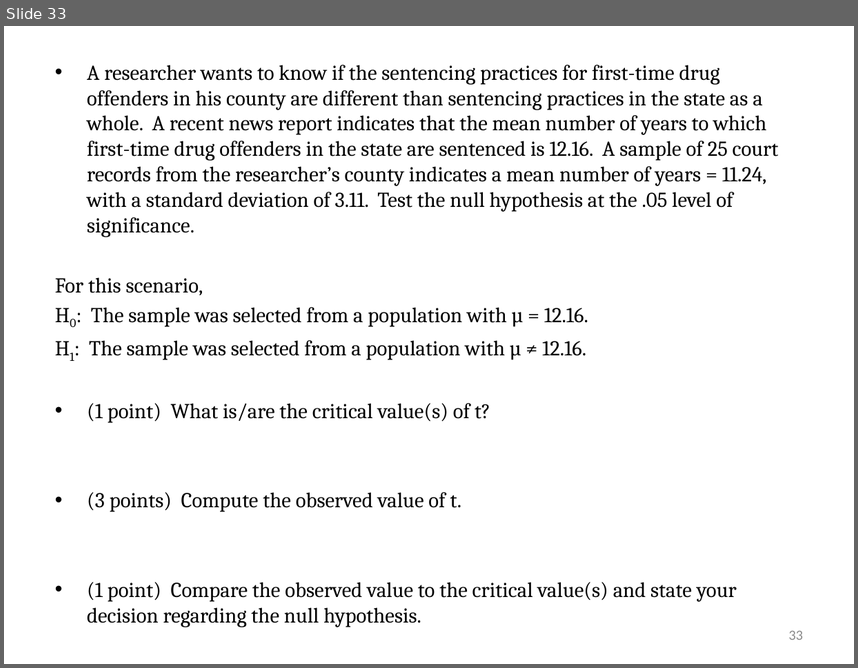
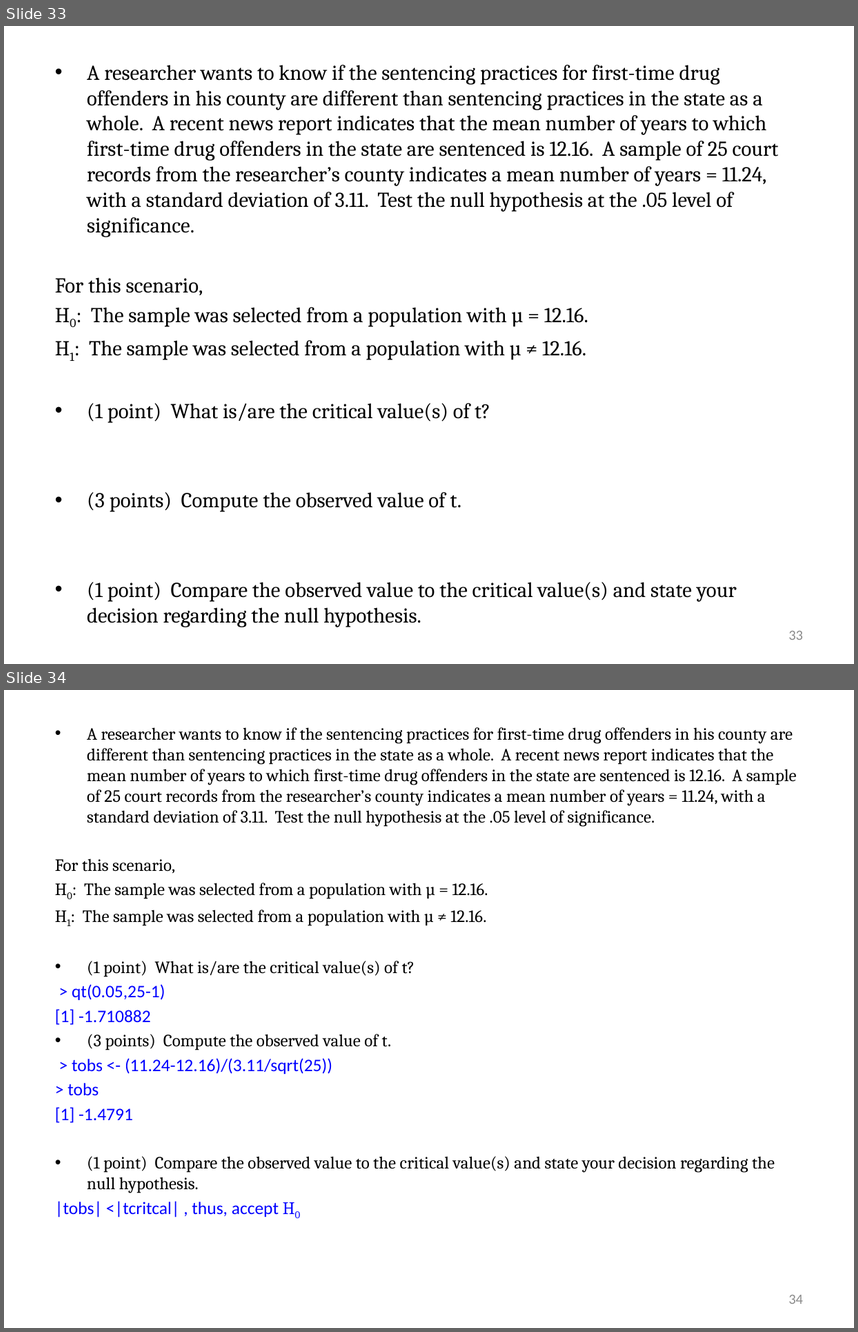
Before and after one commit to hejibo/Psychological-Statistics, a slide deck: Lecture 11_One sample z and t test/Lecture 11_One sample z and t test.pptx. Shown one above the other, each under a label of ours: slide 33 before the commit, slides 33 and 34 after it. The pictures are 858x668 and 858x1332 pixels, drawn with LibreOffice and Linux fonts; fonts in the diff are those of the drawing. Boxes give left, top, right and bottom in pixels: in the first picture for what was removed or moved away, otherwise in the second. Text is boxed around its words. In the diff, an @@ line names an element or a change of style, - is before the commit and + after.

```diff
--- a/Lecture 11_One sample z and t test/Lecture 11_One sample z and t test.pptx
+++ b/Lecture 11_One sample z and t test/Lecture 11_One sample z and t test.pptx
@@ slide 34 added at <box>4,690,854,1328</box>, background #FFFFFF @@
@@ text added at <box>55,727,797,1217</box>, 14.6 pt, text #000000 @@
+• A researcher wants to know if the sentencing practices for first-time drug offenders in his county are different than sentencing practices in the state as a whole. A recent news report indicates that the mean number of years to which first-time drug offenders in the state are sentenced is 12.16. A sample of 25 court records from the researcher’s county indicates a mean number of years = 11.24, with a standard deviation of 3.11. Test the null hypothesis at the .05 level of significance.
+For this scenario,
+H0: The sample was selected from a population with µ = 12.16.
+H1: The sample was selected from a population with µ ≠ 12.16.
+• (1 point) What is/are the critical value(s) of t?
+> qt(0.05,25-1)
+[1] -1.710882
+• (3 points) Compute the observed value of t.
+> tobs <- (11.24-12.16)/(3.11/sqrt(25))
+> tobs
+[1] -1.4791
+• (1 point) Compare the observed value to the critical value(s) and state your decision regarding the null hypothesis.
+|tobs| <|tcritcal| , thus, accept H0
@@ page number added at <box>789,1294,803,1303</box>, 12 pt, text #8C8C8C @@
+34
```
Also in this commit, not shown: 1 slide changed, 1 other file.
